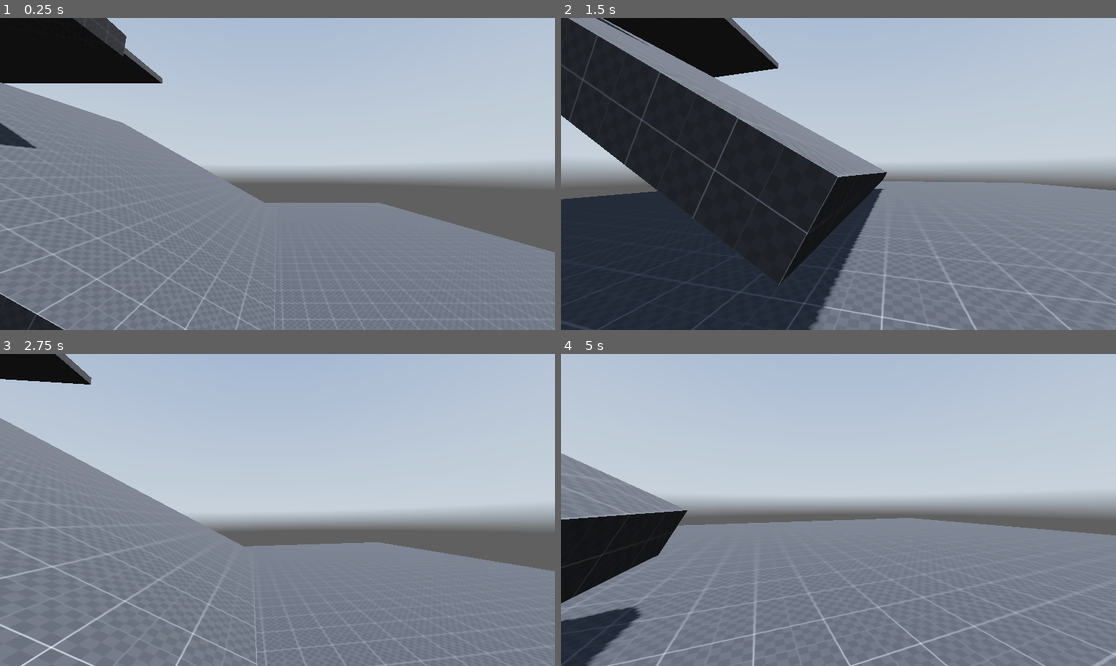
Above: before the commit, frames 1-4 (two rows, left to right).
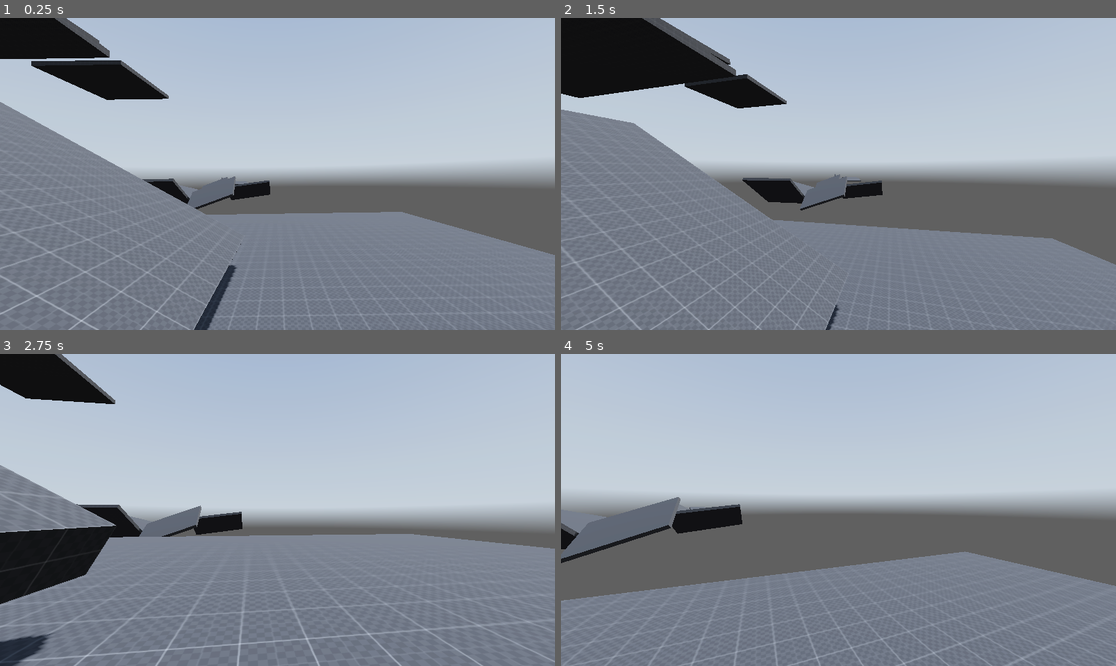
Above: after the commit, the same moments.

Repository: FahadHameed89/GodotPlayground3D
Game: Godot game, scene res://Scenes/world.tscn
The game is run twice, just before and just after one commit, with the same random seed, the same clock (stepped at 60 frames per second) and the same inputs. The project has no main scene, so this scene is started directly. A sky picture missing from this copy of the repository is replaced by a grey-blue gradient.
Inputs (mouse positions are in pixels of both pictures, inside the frame that each line leads up to):
- Up to frame 1 (0.25 s): no input
- Up to frame 2 (1.5 s): tap Enter (ui_accept) at 0.5, 0.77 s; move the mouse to (866, 174) at 0.52 s; hold Ctrl (crouch) 0.53-1.28 s; hold W (forward) from 0.53 s (still down); move the mouse to (810, 174) at 1.27 s; tap Alt (free_look) at 1.35 s
- Up to frame 3 (2.75 s): keep holding W (forward); tap Enter (ui_accept) at 1.52 s; move the mouse to (288, 503) at 2.02 s; hold Shift (sprint) from 2.03 s (still down)
- Up to frame 4 (5 s): keep holding W (forward); move the mouse to (832, 516) at 2.77 s; release Shift (sprint) at 2.78 s; tap Ctrl (crouch) at 2.85 s; tap Enter (ui_accept) at 3.02, 3.77, 4.52 s; move the mouse to (877, 513) at 3.52 s; hold Alt (free_look) 3.53-4.28 s; move the mouse to (794, 506) at 4.27 s; tap Shift (sprint) at 4.35 s

The runs differ from the first frame. In frame 1, 12% of the frame differs, in the area x 0-100%, y 0-100%; in frame 2, 51%; in frame 3, 15%; in frame 4, 22%.

Commit message:
more placeholder block out

Diff:
--- a/Scenes/world.tscn
+++ b/Scenes/world.tscn
@@ -156,6 +156,60 @@
 size = Vector3(20, 1, 20)
 material = SubResource("StandardMaterial3D_fcx0h")
 
+[node name="CSGBox3D15" type="CSGBox3D" parent="stage"]
+transform = Transform3D(1, 0, 0, 0, 0.996694, -0.0812427, 0, 0.0812427, 0.996694, 0, 6.9195, -39.6651)
+use_collision = true
+size = Vector3(20, 1, 20)
+material = SubResource("StandardMaterial3D_fcx0h")
+
+[node name="CSGBox3D17" type="CSGBox3D" parent="stage"]
+transform = Transform3D(1, 0, 0, 0, 1, 0, 0, 0, 1, 0, 7.04454, -65.0914)
+use_collision = true
+size = Vector3(20, 1, 20)
+material = SubResource("StandardMaterial3D_fcx0h")
+
+[node name="CSGBox3D18" type="CSGBox3D" parent="stage"]
+transform = Transform3D(1, 0, 0, 0, 0.84356, 0.537035, 0, -0.537035, 0.84356, 0, -25.0013, -85.9445)
+use_collision = true
+size = Vector3(20, 1, 20)
+material = SubResource("StandardMaterial3D_fcx0h")
+
+[node name="CSGBox3D19" type="CSGBox3D" parent="stage"]
+transform = Transform3D(0.934298, 0.300724, 0.191449, -0.270546, 0.947839, -0.168543, -0.232148, 0.105673, 0.966923, 0, -25.0013, -100.389)
+use_collision = true
+size = Vector3(20, 1, 20)
+material = SubResource("StandardMaterial3D_fcx0h")
+
+[node name="CSGBox3D20" type="CSGBox3D" parent="stage"]
+transform = Transform3D(-0.00595229, -0.126209, 0.907317, -0.310463, 0.734878, 0.108818, -0.507891, -0.447736, -0.0771518, 32.1132, -25.0013, -100.389)
+use_collision = true
+size = Vector3(20, 1, 20)
+material = SubResource("StandardMaterial3D_fcx0h")
+
+[node name="CSGBox3D21" type="CSGBox3D" parent="stage"]
+transform = Transform3D(-0.0608061, 0.280961, -0.862832, 0.304508, -0.690678, -0.300977, -0.507891, -0.447736, -0.0771518, 20.1516, -25.0013, -85.4346)
+use_collision = true
+size = Vector3(20, 1, 20)
+material = SubResource("StandardMaterial3D_fcx0h")
+
+[node name="CSGBox3D22" type="CSGBox3D" parent="stage"]
+transform = Transform3D(-0.0608061, 0.280961, -0.862832, 0.304508, -0.690678, -0.300977, -0.507891, -0.447736, -0.0771518, 2.82359, -25.0013, -143.266)
+use_collision = true
+size = Vector3(20, 1, 20)
+material = SubResource("StandardMaterial3D_fcx0h")
+
+[node name="CSGBox3D23" type="CSGBox3D" parent="stage"]
+transform = Transform3D(-0.42469, -0.526529, 0.323648, 0.304508, -0.690678, -0.300977, 0.285112, -0.046629, 0.803544, 2.82359, -25.0013, -183.801)
+use_collision = true
+size = Vector3(20, 1, 20)
+material = SubResource("StandardMaterial3D_fcx0h")
+
+[node name="CSGBox3D24" type="CSGBox3D" parent="stage"]
+transform = Transform3D(0.219756, -0.123333, 0.842317, -0.163503, -0.835637, -0.0347998, 0.528536, -0.207225, -0.360985, 2.82359, -25.0013, -231.658)
+use_collision = true
+size = Vector3(20, 1, 20)
+material = SubResource("StandardMaterial3D_fcx0h")
+
 [node name="CSGBox3D3" type="CSGBox3D" parent="stage"]
 transform = Transform3D(1, 0, 0, 0, 1, 0, 0, 0, 1, 0, 4, -13)
 use_collision = true
@@ -174,6 +228,12 @@
 size = Vector3(20, 1, 20)
 material = SubResource("StandardMaterial3D_fcx0h")
 
+[node name="CSGBox3D14" type="CSGBox3D" parent="stage"]
+transform = Transform3D(0.0621011, 0, 0, 0, 5.19586, 0, 0, 0, 0.13799, 45, -23.4574, -10)
+use_collision = true
+size = Vector3(20, 1, 20)
+material = SubResource("StandardMaterial3D_fcx0h")
+
 [node name="CSGBox3D7" type="CSGBox3D" parent="stage"]
 transform = Transform3D(0.35379, 0.143158, 0, -0.0527179, 0.814622, 0.291304, 0.0223264, -0.344998, 0.687838, 33.8908, -10.9929, 28.9162)
 use_collision = true
@@ -217,6 +277,7 @@
 material = SubResource("StandardMaterial3D_fcx0h")
 
 [node name="water" type="Node3D" parent="stage"]
+metadata/_edit_lock_ = true
 
 [node name="MeshInstance3D" type="MeshInstance3D" parent="stage/water"]
 transform = Transform3D(500, 0, 0, 0, 500, 0, 0, 0, 500, 67.848, -98.3303, 0)
@@ -233,7 +294,7 @@
 shadow_enabled = true
 
 [node name="player" type="CharacterBody3D" parent="."]
-transform = Transform3D(1, 0, 0, 0, 1, 0, 0, 0, 1, 42.649, -20.263, 0)
+transform = Transform3D(1, 0, 0, 0, 1, 0, 0, 0, 1, 44.6906, -20.7424, -10.0077)
 script = ExtResource("3_cre28")
 
 [node name="standing_collision_shape" type="CollisionShape3D" parent="player"]
